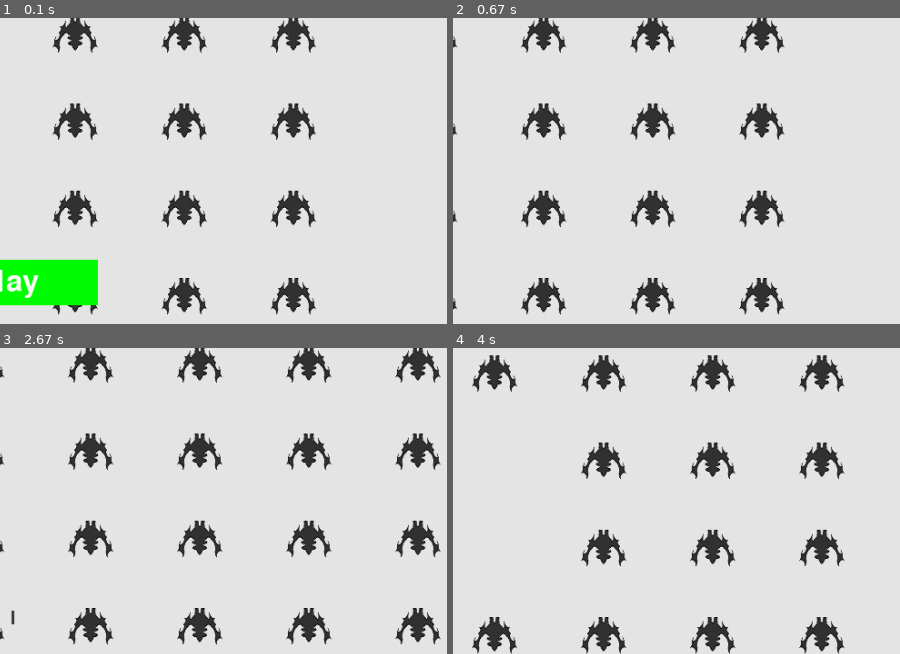
Above: before the commit, frames 1-4 (two rows, left to right).
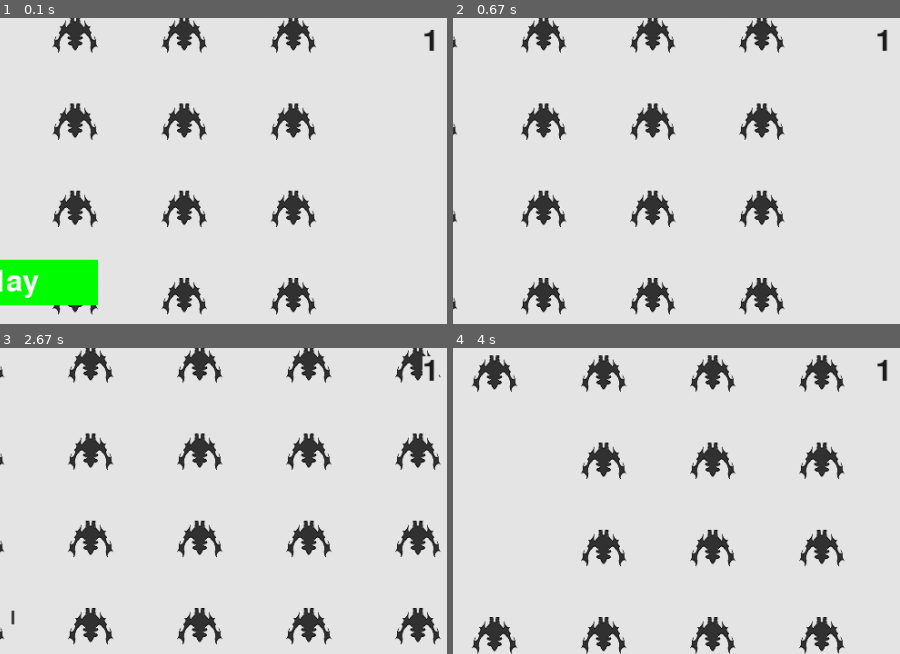
Above: after the commit, the same moments.

Repository: MigAnRomero/Probando-Pygame
Game: pygame game, started from Primer Juego/invasion_alienigena.py
The game is run twice, just before and just after one commit, with the same random seed, the same clock (stepped at 60 frames per second) and the same inputs.
Inputs:
- Up to frame 1 (0.1 s): no input
- Up to frame 2 (0.67 s): click "Play" at 0.38 s
- Up to frame 3 (2.67 s): tap Space at 0.67, 1.07, 1.37, 1.57, 1.87, 2.07, 2.37, 2.63 s; hold Right 1-1.47 s; hold Right 1.5-1.97 s; hold Left 2-2.53 s; hold Left from 2.57 s (still down)
- Up to frame 4 (4 s): tap Space at 2.93, 3.07, 3.37, 3.73 s; release Left at 2.97 s; hold Right 3-3.63 s; hold Left from 3.67 s (still down)
The pictures show only the part of the screen within x 49-99%, y 6-56%; the shares and areas given below are measured in that part.

The runs differ from the first frame. In frame 1, 0.1% of the frame differs, in the area x 94-98%, y 3-11%; in frame 2, 0.1%; in frame 3, 0.2%, in the area x 94-99%, y 2-12%; in frame 4, 0.1%.

Commit message:
Puliendo detalles del VJ
Se ha implementado un marcador para decir el nivel qué se encuentra el jugador.

Diff:
--- a/Primer Juego/estadisticas.py
+++ b/Primer Juego/estadisticas.py
@@ -16,3 +16,5 @@
         self.naves_restantes = self.ai_configuraciones.cantidad_naves
         # Puntaje inicial al comienzo de cada nueva partida
         self.puntaje = 0
+        # Nivel actual que se encuentra el jugador
+        self.nivel = 1
--- a/Primer Juego/funciones_juego.py
+++ b/Primer Juego/funciones_juego.py
@@ -22,7 +22,8 @@
     elif event.key == pygame.K_LEFT:
         nave.moving_left = False
 
-def verificar_eventos(ai_configuraciones, pantalla, estadisticas, play_button, nave, aliens, balas):
+def verificar_eventos(ai_configuraciones, pantalla, estadisticas, marcador,
+                      play_button, nave, aliens, balas):
     """Responde a las pulsaciones de teclas y los eventos del ratón"""
     # Escuchar eventos de teclado o de ratón
     # El bucle gestiona los eventos y código que actualiza la pantalla
@@ -38,9 +39,11 @@
 
         elif event.type == pygame.MOUSEBUTTONDOWN:
             mouse_x, mouse_y = pygame.mouse.get_pos()
-            check_play_buttom(ai_configuraciones, pantalla, estadisticas, play_button, nave, aliens, balas, mouse_x, mouse_y)
-
-def check_play_buttom(ai_configuraciones, pantalla, estadisticas, play_button, nave, aliens, balas, mouse_x, mouse_y):
+            check_play_buttom(ai_configuraciones, pantalla, estadisticas, marcador,
+                              play_button, nave, aliens, balas, mouse_x, mouse_y)
+
+def check_play_buttom(ai_configuraciones, pantalla, estadisticas, marcador,
+                      play_button, nave, aliens, balas, mouse_x, mouse_y):
     """Comienza un nuevo juego cuando el jugador hace clic en Play"""
     button_clicked = play_button.rect.collidepoint(mouse_x, mouse_y)
     # Si game_active es falso, el VJ puede reiniciarse; si es verdadero, no dejará reiniciar el VJ
@@ -51,9 +54,14 @@
         # Ocultar el cursor del ratón
         pygame.mouse.set_visible(False)
 
-        # Restablecer las estadñisticas del videojuego
+        # Restablecer las estadísticas del videojuego
         estadisticas.reset_stats() # El juegador tiene otras 3 nuevas naves
         estadisticas.game_active = True # El VJ comienza otra vez, ya no está congelado la pantalla
+
+        # Restablece las imágenes de marcador
+        marcador.prep_puntaje()
+        marcador.prep_alto_puntaje()
+        marcador.prep_nivel
 
         # Vacía la lista de aliens y balas
         aliens.empty()
@@ -117,6 +125,12 @@
         # Destruye las balas existentes y crea una nueva flota
         balas.empty()
         ai_configuraciones.aumentar_velocidad()
+
+        # Incrementa el nivel cuando toda la flota es destruida
+        estadisticas.nivel += 1
+        # Se llama prep_nivel para mostrar de forma correcta el nivel actual
+        marcador.prep_nivel()
+
         crear_flota(ai_configuraciones, pantalla, nave, aliens)
 
 def verificar_alto_puntaje(estadisticas, marcador):
--- a/Primer Juego/invasion_alienigena.py
+++ b/Primer Juego/invasion_alienigena.py
@@ -39,7 +39,8 @@
     # Bucle de activación del videojuego:
     while True:
         # Escuchar eventos de teclado o de ratón
-        fj.verificar_eventos(ai_configuraciones, pantalla, estadisticas, play_button, nave, aliens, balas)
+        fj.verificar_eventos(ai_configuraciones, pantalla, estadisticas, marcador,
+                             play_button, nave, aliens, balas)
 
         if estadisticas.game_active:
             nave.update() # La posición de la nave se actualiza en la pantalla usando las teclas
--- a/Primer Juego/marcador.py
+++ b/Primer Juego/marcador.py
@@ -17,6 +17,7 @@
         # Prepara la imgane del puntaje inicial
         self.prep_puntaje()
         self.prep_alto_puntaje()
+        self.prep_nivel()
 
     def prep_puntaje(self):
         """Convierte el marcador en una imagen renderizada"""
@@ -31,7 +32,7 @@
         self.puntaje_rect.top = 20
 
     def prep_alto_puntaje(self):
-        """Convierte el marcador en una imagen renderizada"""
+        """Convierte la puntuación más alto en una imagen renderizada"""
         puntaje_alto = int(round(self.estadisticas.alto_puntaje, -1))
         alto_puntaje_str = "{:,}".format(puntaje_alto)
         self.alto_puntaje_imagen = self.font.render(alto_puntaje_str, True, self.text_color,
@@ -42,7 +43,19 @@
         self.alto_puntaje_rect.centerx = self.pantalla_rect.centerx
         self.alto_puntaje_rect.top = self.puntaje_rect.top
 
+    def prep_nivel(self):
+        """Convierte el nivel en una imagen renderizada"""
+        self.nivel_imagen = self.font.render(str(self.estadisticas.nivel), True, self.text_color,
+                                             self.ai_configuraciones.bg_color)
+
+        # Posiciona el nivel debajo del puntaje
+        self.nivel_rect = self.nivel_imagen.get_rect()
+        self.nivel_rect.right = self.pantalla_rect.right - 20
+        self.nivel_rect.top = self.puntaje_rect.bottom + 10
+
     def muestra_puntaje(self):
         """Dibuja la puntuación en la pantalla"""
         self.pantalla.blit(self.puntaje_imagen, self.puntaje_rect)
         self.pantalla.blit(self.alto_puntaje_imagen, self.alto_puntaje_rect)
+        # Actualizar puntaje, se agrega una línea dibujada del nivel en la pantalla
+        self.pantalla.blit(self.nivel_imagen, self.nivel_rect)
